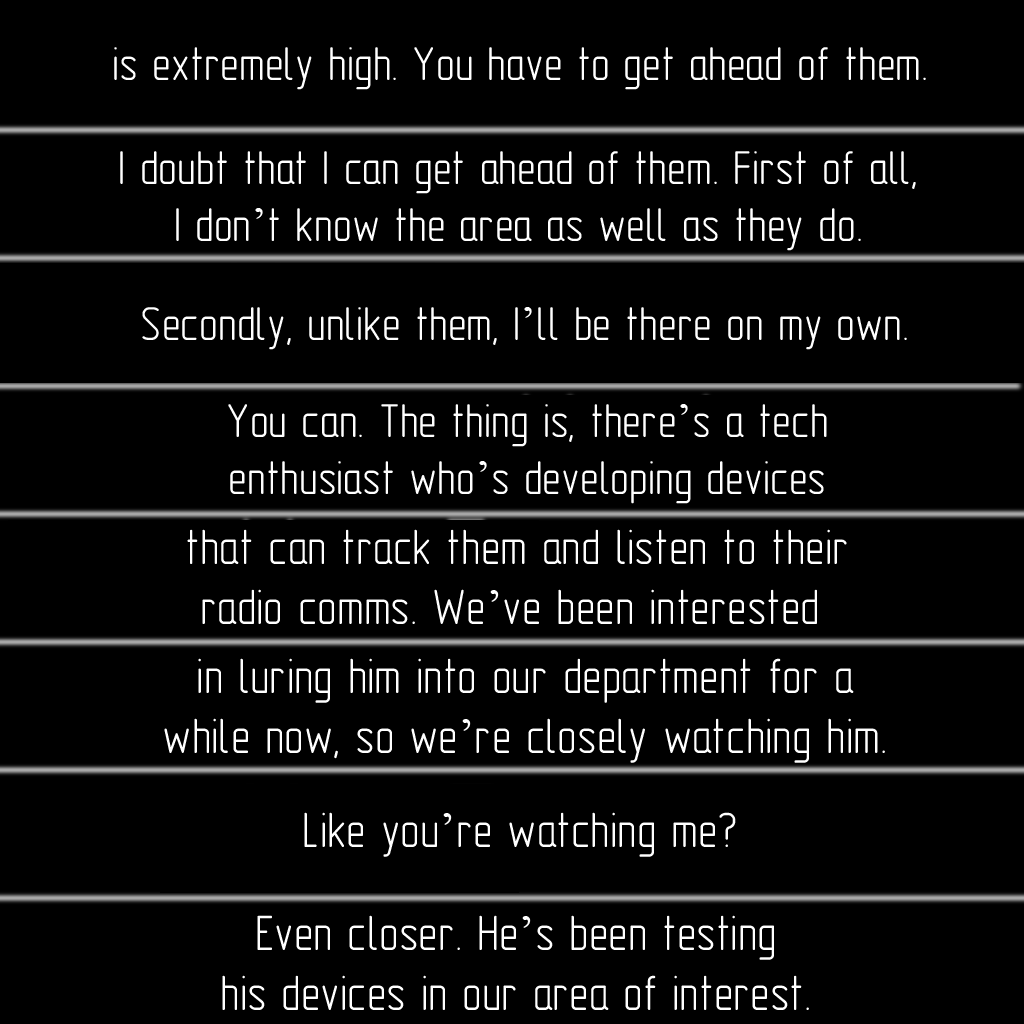
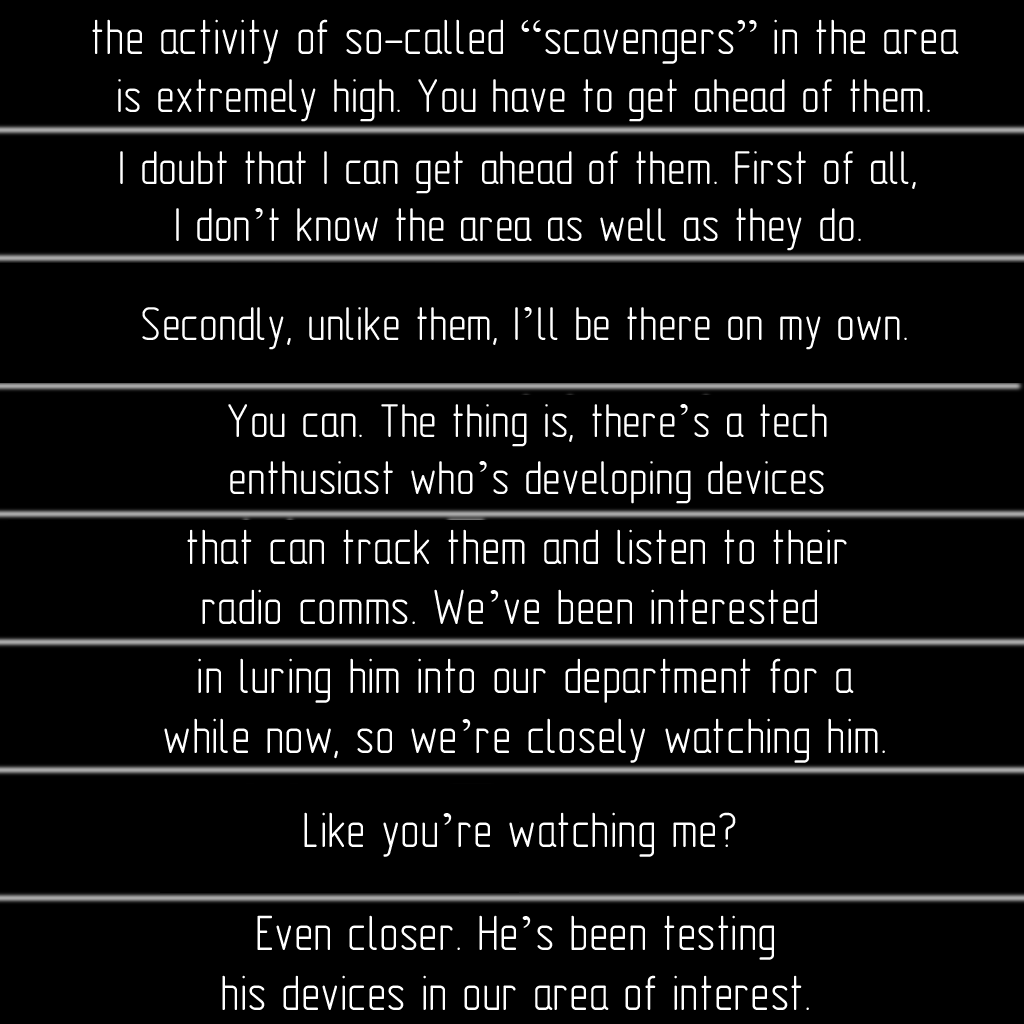
Layers edited between the first and the second 1024px x 1024px image:
renamed "is extremely high. You have to get ahead of them." to "the activity of so-called “scavengers” in the area is extremely", painted on it over (92, 19, 959, 122)
